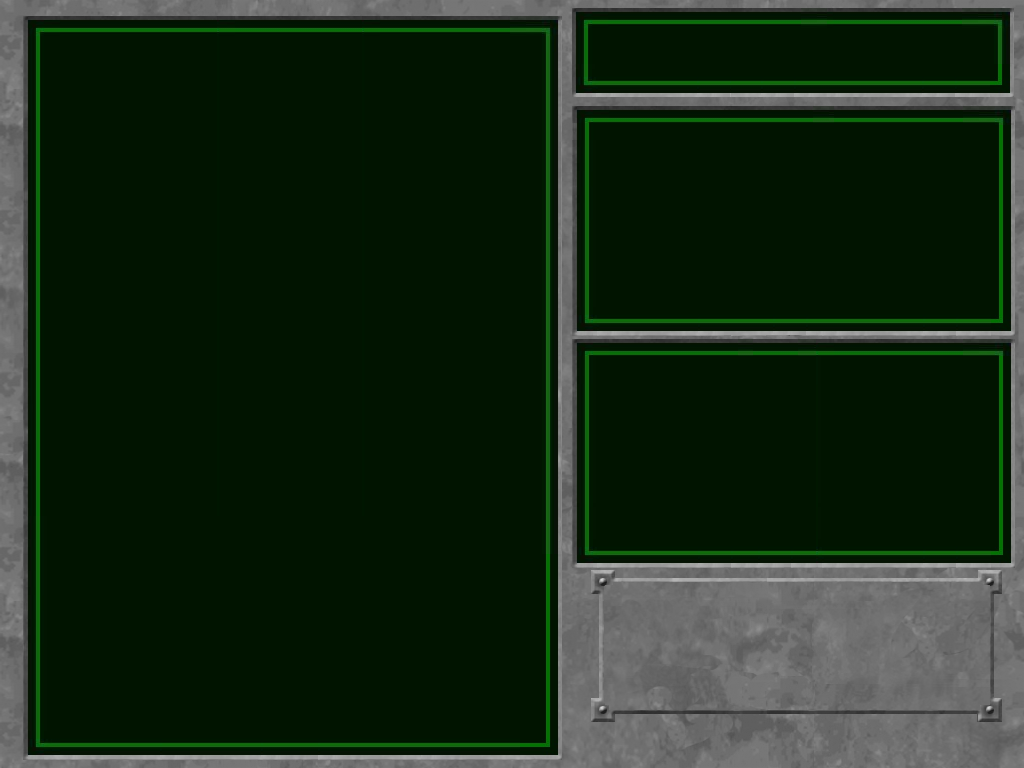
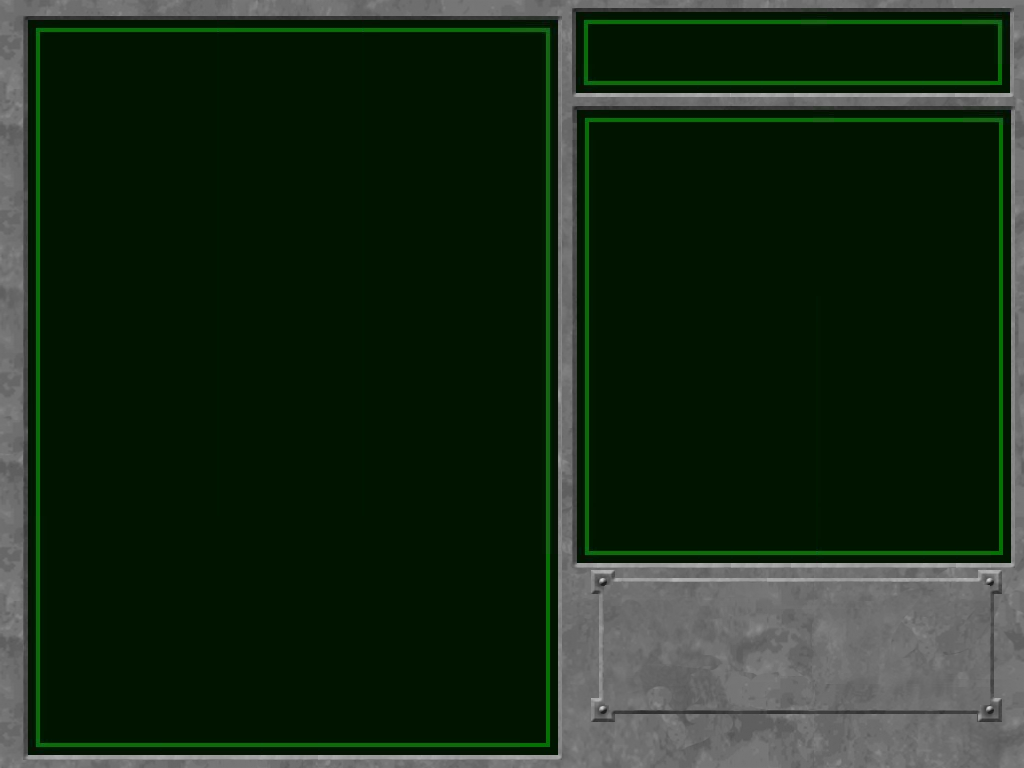
Layers edited between the first and the second w=1024, h=768 image:
added layer "Eingefügte Ebene#5" above "Eingefügte Ebene#4" over [left=572, top=296, right=1015, bottom=435]
